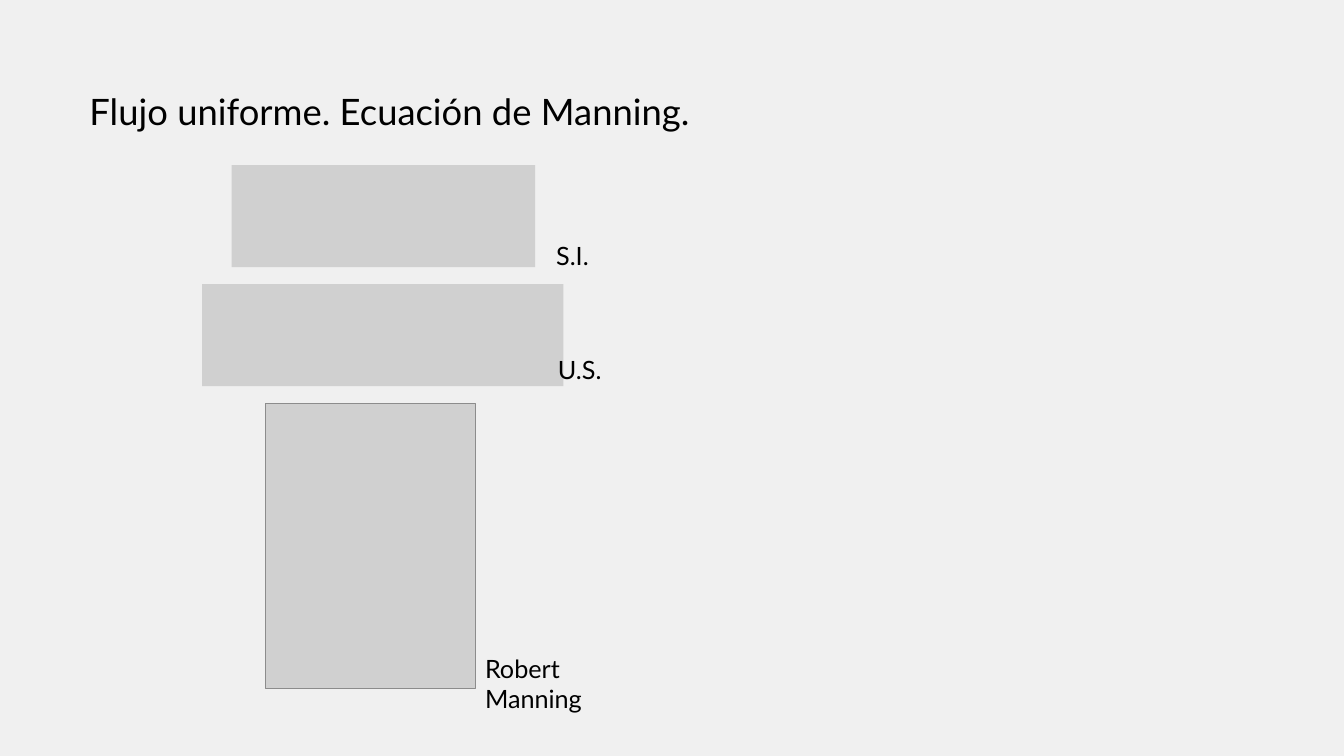
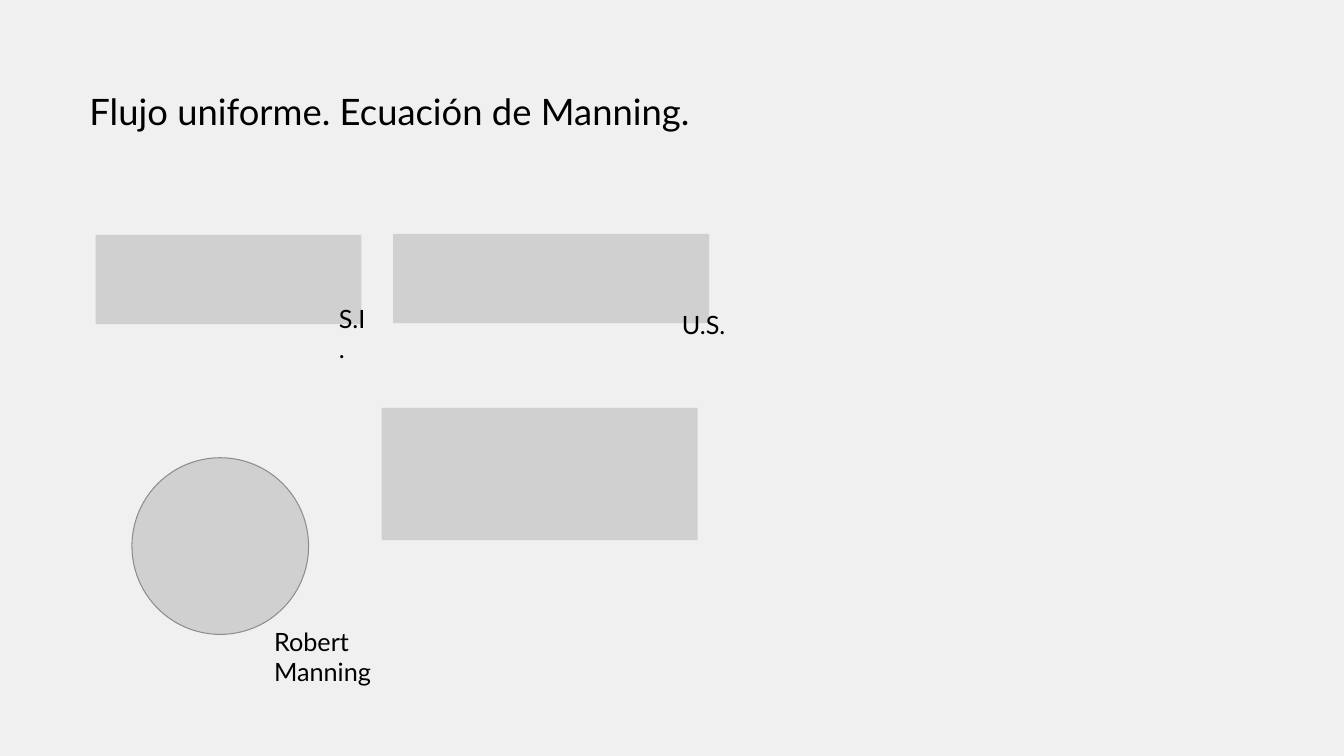
Before and after one commit to juanrodace/J.HRAS, a slide deck: slide 3 of Section01/VariedFlow/HRAS.S1.VF.pptx. Drawn at 1344x756 pixels with LibreOffice and Linux fonts; fonts in the diff are those of the drawing; grey boxes stand for pictures. Boxes give left, top, right and bottom in pixels: in the first picture for what was removed or moved away, otherwise in the second. Text is boxed around its words. In the diff, an @@ line names an element or a change of style, - is before the commit and + after.

```diff
--- a/Section01/VariedFlow/HRAS.S1.VF.pptx
+++ b/Section01/VariedFlow/HRAS.S1.VF.pptx
@@ picture removed at bbox=[232, 165, 535, 267] @@
@@ picture added at bbox=[96, 235, 362, 325] @@
@@ picture added at bbox=[393, 234, 710, 324] @@
@@ picture removed at bbox=[203, 284, 564, 386] @@
@@ text "S.I." rewrapped from bbox=[556, 246, 589, 266] to bbox=[339, 309, 366, 328] @@
@@ text "U.S.": place and size @@
-text "U.S." at bbox=[558, 360, 602, 380]
+text "U.S." at bbox=[682, 315, 726, 335]
@@ picture added at bbox=[382, 408, 699, 540] @@
@@ picture: place and size @@
-picture at bbox=[265, 403, 475, 689]
+picture at bbox=[132, 458, 309, 634]
@@ text "Robert Manning": place and size @@
-text "Robert Manning" at bbox=[485, 659, 582, 713]
+text "Robert Manning" at bbox=[274, 632, 371, 686]
```
Also in this commit, not shown: 1 other slide changed, 5 slides added, 6 slides removed.
